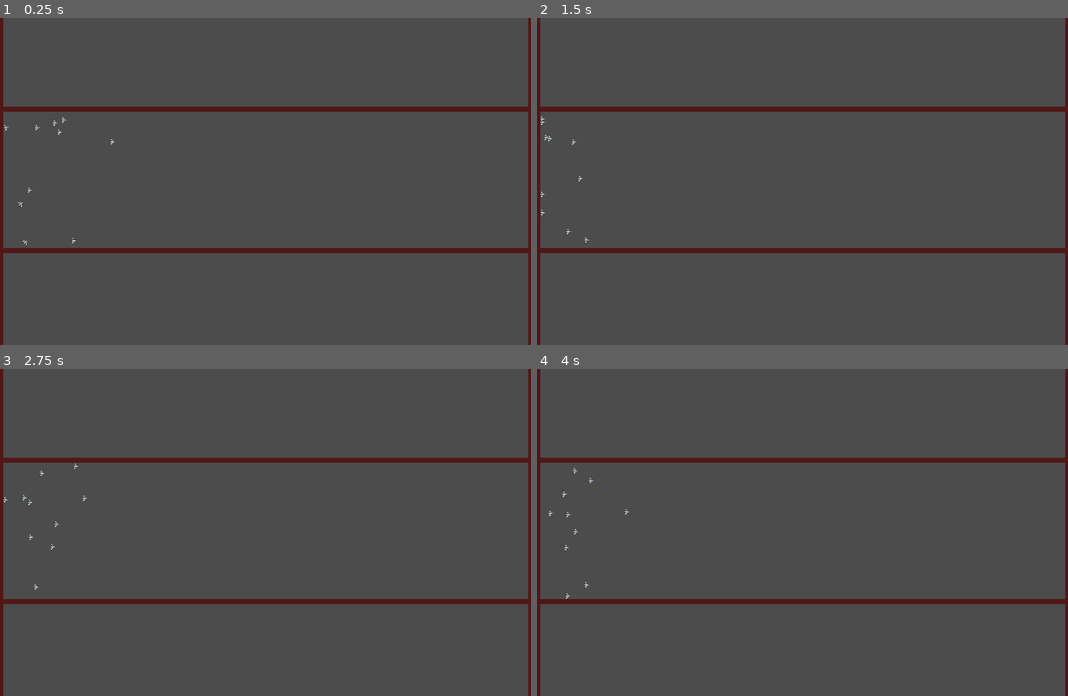
Above: before the commit, frames 1-4 (two rows, left to right).
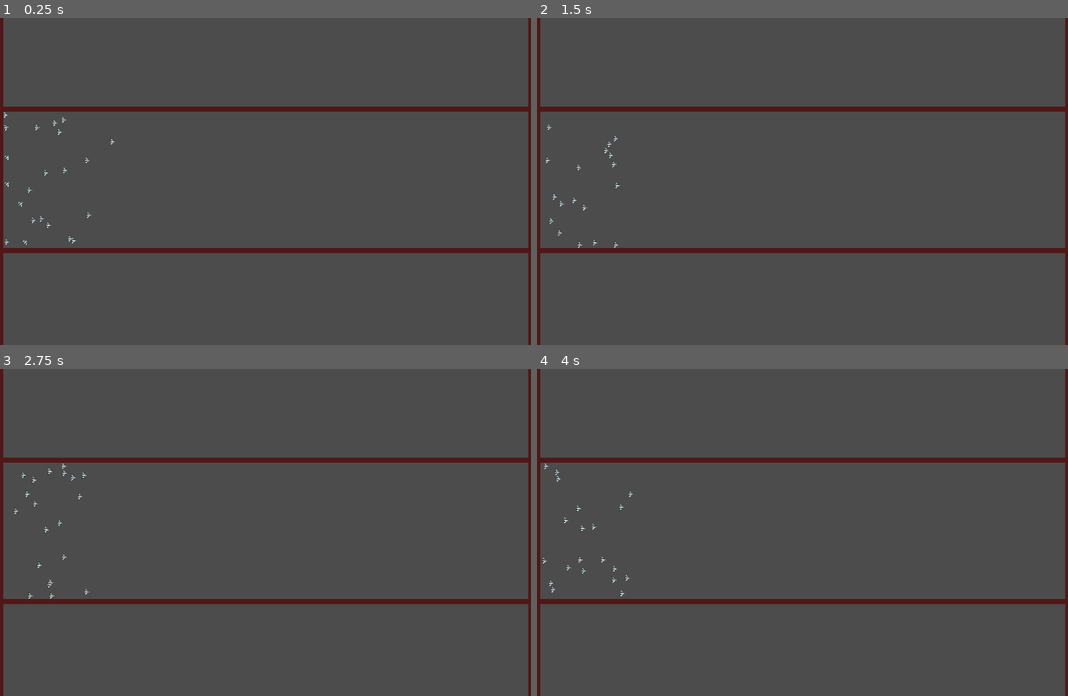
Above: after the commit, the same moments.

Repository: a0x77ry/plasmata
Game: Godot game, scene res://level1.tscn
Same seed, same stepped clock (60 frames per second), same inputs: the game is played once before the commit and once after it.
Inputs:
- Up to frame 1 (0.25 s): no input
- Up to frame 2 (1.5 s): tap Enter (ui_accept) at 0.5, 0.6, 0.77, 1.07, 1.35 s; hold Right (right) 0.53-1.28 s; hold Down (down) from 1.28 s (still down)
- Up to frame 3 (2.75 s): tap Enter (ui_accept) at 1.52, 1.82, 2.1 s; release Down (down) at 2.03 s; hold Right (right) from 2.03 s (still down)
- Up to frame 4 (4 s): tap Enter (ui_accept) at 2.75, 2.85, 3.02, 3.32, 3.6, 3.77 s; release Right (right) at 2.78 s; hold Up (up) 2.78-3.53 s; hold Left (left) from 3.53 s (still down)

The runs differ from the first frame. In frame 1, 0.1% of the frame differs, in the area x 0-18%, y 28-70%; in frame 2, 0.2%; in frame 3, 0.2%; in frame 4, 0.2%, in the area x 0-19%, y 28-71%.

Commit message:
Add simulated binary crossover. Change selection method

Diff:
--- a/agent.tscn
+++ b/agent.tscn
@@ -12,7 +12,6 @@
 __meta__ = {
 "_edit_group_": true
 }
-speed = 200
 
 [node name="Sprite" type="Sprite" parent="."]
 rotation = 1.5708
--- a/scripts/agent.gd
+++ b/scripts/agent.gd
@@ -1,6 +1,6 @@
 extends KinematicBody2D
 
-export (int) var speed = 250
+export (int) var speed = 200
 export (float) var rotation_speed = 3.0
 
 const NN = preload("res://scripts/neural_network.gd")
--- a/scripts/level1.gd
+++ b/scripts/level1.gd
@@ -1,15 +1,18 @@
 extends Node2D
 
-const NUMBER_OF_AGENTS := 10
-const NUMBER_OF_SELECTED := 5
+# const NUMBER_OF_SELECTED := 5
+const TARGET_POPULATION := 22
 
 onready var spawning_area = get_node("SpawningArea")
 
+var number_of_agents = 22
 var agents = []
 
 
 func _ready():
   randomize()
+  if !Main.genomes.empty():
+    number_of_agents = Main.genomes.size()
   generate_population()
 
 
@@ -19,9 +22,10 @@
 
 
 func change_generation():
-    var parent_genomes = Main.select(agents)
-    Main.genomes = Main.mutate(parent_genomes)
-    Main.genomes.append_array(Main.mutate(parent_genomes))
+    # var parent_genomes = Main.select_naive(agents)
+    var parent_genomes = Main.select_roulette(agents)
+    var crossovered_genomes = Main.crossover_sbx(parent_genomes, TARGET_POPULATION)
+    Main.genomes = Main.mutate(crossovered_genomes)
     var err = get_tree().change_scene("res://level1.tscn")
     if err:
       print("Failed to load scene with error: %s" % err)
@@ -30,7 +34,7 @@
 func generate_population():
   var agent: Node2D
   var area_extents = spawning_area.get_node("CollisionShape2D").shape.extents
-  for i in range(NUMBER_OF_AGENTS):
+  for i in range(number_of_agents):
     agent = preload("res://agent.tscn").instance()
     var pos_x = rand_range(spawning_area.get_position().x - area_extents.x,
         spawning_area.get_position().x + area_extents.x)
--- a/scripts/main.gd
+++ b/scripts/main.gd
@@ -1,32 +1,85 @@
 extends Node2D
 
 const NUMBER_OF_SELECTED := 5
+const MUTATION_RATE = 0.05
+const MUTATION_STANDARD_DEVIATION = 1.0
 
 var used_node_ids := []
 var genomes := [] # A list of genomes
 
 
-func select(agents):
-    agents.sort_custom(AgentSorter, "sort_ascenting")
-    var fittest_agents = agents.slice(-NUMBER_OF_SELECTED, -1)
-    print("fittest_agents length is %s" % fittest_agents.size())
-    var _genomes = []
-    for agent in fittest_agents:
-      print("agent's position.x is: %s" % agent.position.x)
-      _genomes.append(agent.genome)
-    return _genomes
+func select_naive(agents):
+  agents.sort_custom(AgentSorter, "sort_ascenting")
+  var fittest_agents = agents.slice(-NUMBER_OF_SELECTED, -1)
+  print("fittest_agents length is %s" % fittest_agents.size())
+  var _genomes = []
+  for agent in fittest_agents:
+    print("agent's position.x is: %s" % agent.position.x)
+    _genomes.append(agent.genome)
+  return _genomes
+
+
+func select_roulette(agents):
+  var random = RandomNumberGenerator.new()
+  random.randomize()
+  var total_distance := 0.0
+  var _genomes = []
+  for agent in agents:
+    total_distance += agent.position.x
+  while _genomes.size() < ceil(agents.size() / 2.0):
+    for agent in agents:
+      var selection_probability = agent.position.x / total_distance
+      if random.randf() < selection_probability:
+        print("Selected")
+        _genomes.append(agent.genome)
+  return _genomes
+
+
+func crossover_sbx(parent_genomes, target_polutation: int):
+  print("Parent genomes size: %s" % parent_genomes.size())
+  var random = RandomNumberGenerator.new()
+  var original_gens_size = parent_genomes.size()
+  random.randomize()
+  var offspring_genomes := []
+  while parent_genomes.size() >= 2:
+    var couple := [parent_genomes.pop_at(random.randi_range(0, parent_genomes.size() - 1)),
+        parent_genomes.pop_at(random.randi_range(0, parent_genomes.size() - 1))]
+    offspring_genomes.append_array(couple_crossover_sbx(couple, (target_polutation / original_gens_size) * 2))
+    print("Number of offspring: %s" % ((target_polutation / original_gens_size) * 2))
+  print("Offspring genomes size after crossover: %s" % offspring_genomes.size())
+  return offspring_genomes
+
+
+func couple_crossover_sbx(couple_genomes, number_of_offspring):
+  var random = RandomNumberGenerator.new()
+  var crossovered_genomes := []
+  random.randomize()
+  var crossovered_genome = couple_genomes[0]
+  for _i in number_of_offspring:
+    for i in range(couple_genomes[0]["links"].size()):
+      var b = random.randfn(1)
+      var offspring_link_weight: float
+      if random.randf() > 0.5:
+        offspring_link_weight = ((1.0 + b) * couple_genomes[0]["links"][i]["weight"]
+            + (1 - b) * couple_genomes[1]["links"][i]["weight"]) / 2.0
+      else:
+        offspring_link_weight = ((1.0 - b) * couple_genomes[0]["links"][i]["weight"]
+            + (1 + b) * couple_genomes[1]["links"][i]["weight"]) / 2.0
+      crossovered_genome["links"][i]["weight"] = offspring_link_weight
+    crossovered_genomes.append(crossovered_genome)
+  return crossovered_genomes
 
 
 func mutate(parent_genomes):
   var random = RandomNumberGenerator.new()
   random.randomize()
-  if random.randf() > 0.95:
+  if random.randf() < MUTATION_RATE:
     print("Mutated")
     var mutated_genomes = parent_genomes
     for genome in mutated_genomes:
       for link in genome["links"]:
-        if random.randf() < 1 / genome["links"].size():
-          link["weight"] = random.randfn(link["weight"], 1.0)
+        if random.randf() < 1.0 / float(genome["links"].size()):
+          link["weight"] = random.randfn(link["weight"], MUTATION_STANDARD_DEVIATION)
     return mutated_genomes
   else:
     return parent_genomes
